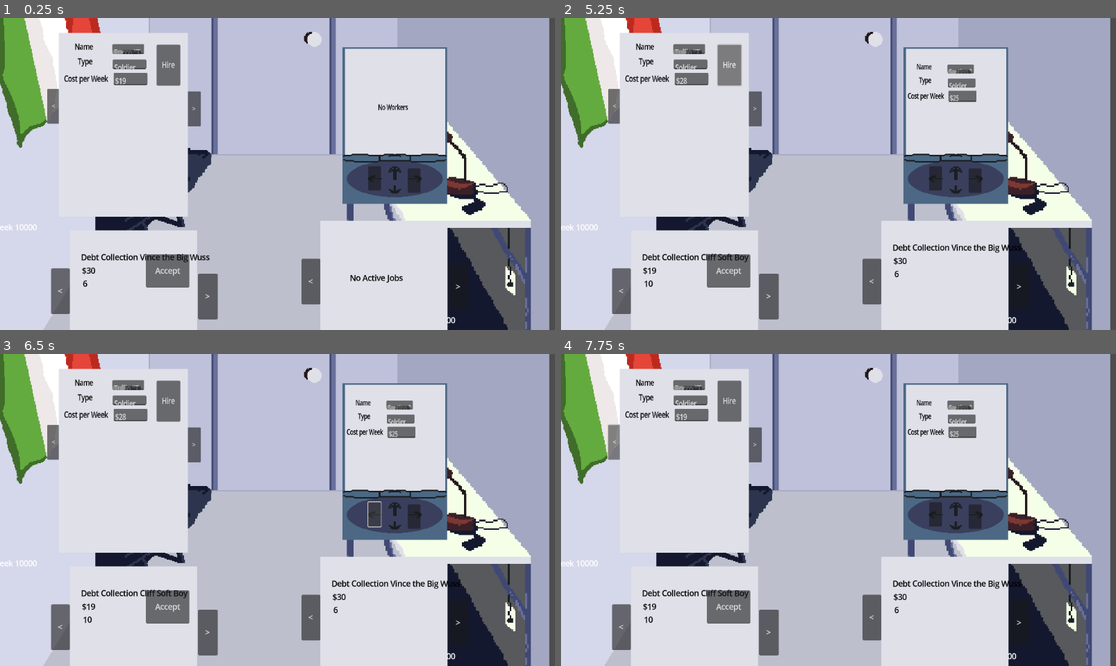
Above: before the commit, frames 1-4 (two rows, left to right).
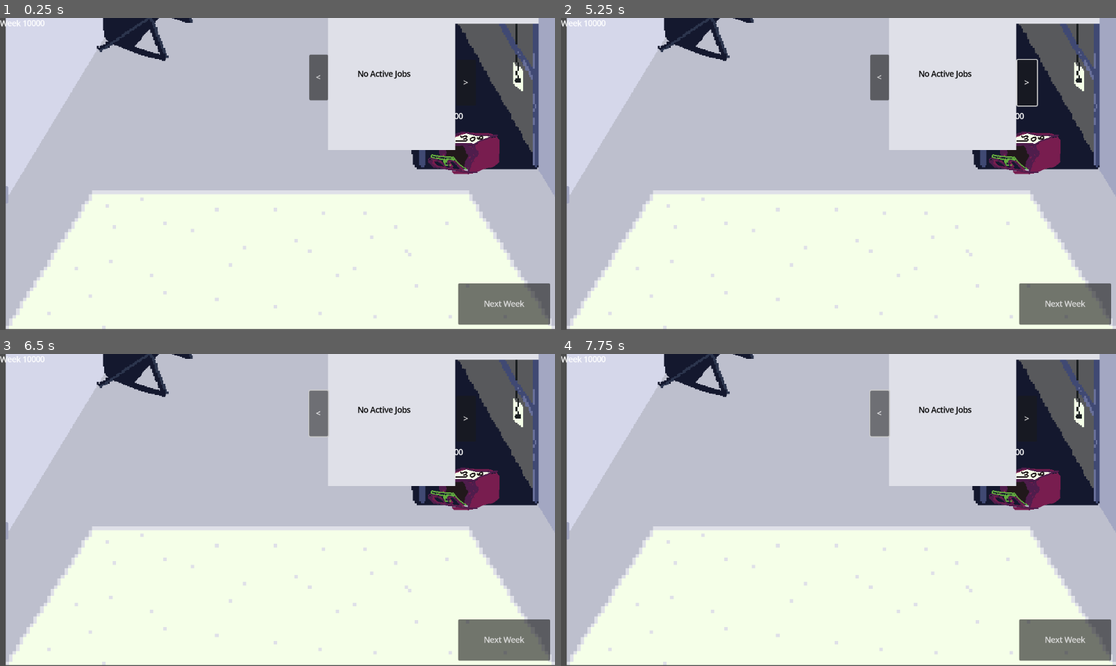
Above: after the commit, the same moments.

Repository: deruitda/ludum-dare-58
Game: Godot game, scene res://desk/room.tscn
Two runs of this game, one before a commit and one after it. Both use one fixed random seed, a clock stepped at 60 frames per second and the inputs below. Before the commit the project starts from res://main.tscn.
Inputs (mouse positions are in pixels of both pictures, inside the frame that each line leads up to; where the layout moved, square brackets give the same spot in the first picture):
- Up to frame 1 (0.25 s): no input
- Up to frame 2 (5.25 s): click (727, 270) at 0.5 s, where only the run before the commit has a clickable "Accept"; click (727, 270) at 1.25 s, where only the run before the commit has a clickable "Accept"; click (1066, 305) at 2 s, where only the run after the commit has a clickable "Next Week"; click (1066, 305) at 2.75 s, where only the run after the commit has a clickable "Next Week"; click "<" at 3.5 s; click ">" at 4.25 s; click (727, 64) at 5 s, where only the run before the commit has a clickable "Hire"
- Up to frame 3 (6.5 s): click (316, 413) [371, 513] at 5.75 s
- Up to frame 4 (7.75 s): click (1027, 419) [977, 516] at 6.5 s; click "<" at 7.25 s

The runs differ from the first frame. In frame 1, 77% of the frame differs, in the area x 0-100%, y 0-100%; in frame 2, 78%; in frame 3, 78%; in frame 4, 78%.

Commit message:
crazy stuff

Diff:
--- a/desk/Resumes/resumes.gd
+++ b/desk/Resumes/resumes.gd
@@ -1,6 +1,5 @@
 extends Node2D
 class_name Resumes
-@onready var candidate_manager: CandidateManager
 
 @export var paginator: Paginator
 @export var resume: Resume
@@ -8,14 +7,14 @@
 @onready var current_index: int = 0
 @onready var initialized: bool = false
 
-func set_candidate_manager(cm: CandidateManager) -> void:
-	candidate_manager = cm
-	candidate_manager.worker_generated.connect(worker_generated)
-	candidate_manager.worker_hired.connect(worker_hired)
+func _ready() -> void:
+	CandidateManager.worker_generated.connect(worker_generated)
+	CandidateManager.worker_hired.connect(worker_hired)
 	set_items()
 
+
 func set_items() -> void:
-	var workers = candidate_manager.get_hierable_workers()
+	var workers = CandidateManager.get_hierable_workers()
 	paginator.set_items(workers)
 
 func set_worker_on_resume() -> void:
@@ -42,7 +41,7 @@
 	set_worker_on_resume()
 
 func _on_resume_on_hire_button_pressed() -> void:
-	candidate_manager.hire_worker_by_index(paginator.current_index)
+	CandidateManager.hire_worker_by_index(paginator.current_index)
 	set_items()
 	if not paginator.has_items():
 		resume.set_no_resumes_left_screen()
--- a/desk/active_income_stream_binder.gd
+++ b/desk/active_income_stream_binder.gd
@@ -3,12 +3,9 @@
 @export var paginator: Paginator
 @export var no_jobs_available_control: Control
 @export var jobs_available_control: Control
-@onready var active_income_streams_manager: ActiveIncomeStreamsManager
 @export var income_stream_view: IncomeStreamView
-
-func set_active_income_stream_manager(stream_manager: ActiveIncomeStreamsManager) -> void:
-	active_income_streams_manager = stream_manager
-	active_income_streams_manager.active_income_stream_added.connect(_on_income_stream_added)
+func _ready() -> void:
+	ActiveIncomeStreamManager.active_income_stream_added.connect(_on_income_stream_added)
 	set_items()
 
 
@@ -17,7 +14,7 @@
 	set_income_stream_view()
 
 func set_items() -> void:
-	var income_streams = active_income_streams_manager.get_income_streams()
+	var income_streams = ActiveIncomeStreamManager.get_income_streams()
 	paginator.set_items(income_streams)
 	if not paginator.has_items():
 		no_jobs_available_control.visible = true
--- a/desk/potential_income_stream_binder.gd
+++ b/desk/potential_income_stream_binder.gd
@@ -5,12 +5,9 @@
 @export var jobs_available_control: Control
 @export var income_stream_view: IncomeStreamView
 
-@onready var potential_income_stream_manager: PotentialIncomeStreamsManager
-
-func set_potential_income_stream_manager(stream_manager: PotentialIncomeStreamsManager) -> void:
-	potential_income_stream_manager = stream_manager
-	potential_income_stream_manager.income_stream_accepted.connect(_on_income_stream_accepted)
-	potential_income_stream_manager.potential_income_stream_generated.connect(_on_potential_income_stream_generated)
+func _ready() -> void:
+	PotentialIncomeStreamManager.income_stream_accepted.connect(_on_income_stream_accepted)
+	PotentialIncomeStreamManager.potential_income_stream_generated.connect(_on_potential_income_stream_generated)
 	set_items()
 
 func _on_potential_income_stream_generated(income_stream: IncomeStream) -> void:
@@ -18,7 +15,6 @@
 
 func _on_income_stream_accepted(income_stream: IncomeStream) -> void:
 	set_items()
-
 
 func _on_left_pressed() -> void:
 	paginator.paginate_left()
@@ -29,7 +25,7 @@
 	set_income_stream_view()
 
 func set_items() -> void:
-	var potential_income_streams = potential_income_stream_manager.get_potential_income_streams()
+	var potential_income_streams = PotentialIncomeStreamManager.get_potential_income_streams()
 	paginator.set_items(potential_income_streams)
 	if not paginator.has_items():
 		no_jobs_available_control.visible = true
@@ -45,4 +41,4 @@
 		income_stream_view.set_income_stream(paginator.get_current_item() as IncomeStream)
 
 func _on_accept_income_stream_button_button_up() -> void:
-	potential_income_stream_manager.accept_income_stream_by_index(paginator.current_index)
+	PotentialIncomeStreamManager.accept_income_stream_by_index(paginator.current_index)
--- a/desk/room.gd
+++ b/desk/room.gd
@@ -1,24 +1,7 @@
 extends Node2D
 class_name Room
 
-@export var candidate_manager: CandidateManager
-@export var worker_manager: WorkerManager
-@export var potential_income_streams_manager: PotentialIncomeStreamsManager
-@export var active_income_streams_manager: ActiveIncomeStreamsManager
-
-
-@export var resumes: Resumes
-@export var phone: Phone
-@export var potential_income_stream_binder: PotentialIncomeStreamBinder
-@export var active_income_stream_binder: ActiveIncomeStreamBinder
-
 signal progress_button_click()
-
-func _ready() -> void:
-	resumes.set_candidate_manager(candidate_manager)
-	phone.set_worker_manager(worker_manager)
-	potential_income_stream_binder.set_potential_income_stream_manager(potential_income_streams_manager)
-	active_income_stream_binder.set_active_income_stream_manager(active_income_streams_manager)
 
 func _on_progress_button_click() -> void:
 	progress_button_click.emit()
--- a/desk/room.tscn
+++ b/desk/room.tscn
@@ -10,13 +10,8 @@
 [ext_resource type="PackedScene" uid="uid://doxyjb1hpinnl" path="res://desk/active_income_stream_binder.tscn" id="8_tfbhj"]
 [ext_resource type="PackedScene" uid="uid://b4uimt1clhey4" path="res://scenes/ceiling-fan.tscn" id="9_x1u2a"]
 
-[node name="Room" type="Node2D" node_paths=PackedStringArray("resumes", "phone", "potential_income_stream_binder", "active_income_stream_binder")]
-position = Vector2(-136, -10)
+[node name="Room" type="Node2D"]
 script = ExtResource("1_bs3hi")
-resumes = NodePath("Resumes")
-phone = NodePath("Phone")
-potential_income_stream_binder = NodePath("PotentialIncomeStreamBinder")
-active_income_stream_binder = NodePath("AcceptedIncomeStreamBinder")
 
 [node name="Background" type="Sprite2D" parent="."]
 position = Vector2(584, -1.0000076)
@@ -24,14 +19,17 @@
 texture = ExtResource("2_bnidx")
 
 [node name="Resumes" parent="." instance=ExtResource("2_xcxlp")]
+visible = false
 position = Vector2(253.00002, -241.00003)
 scale = Vector2(0.6956009, 0.76000094)
 
 [node name="Phone" parent="." instance=ExtResource("3_4is0s")]
+visible = false
 position = Vector2(824.99994, -190.00003)
 scale = Vector2(0.67747736, 0.93460965)
 
 [node name="PotentialIncomeStreamBinder" parent="." instance=ExtResource("7_bs3hi")]
+visible = false
 position = Vector2(293, 156)
 
 [node name="MoneyCounter" parent="." instance=ExtResource("4_4is0s")]
--- a/main.gd
+++ b/main.gd
@@ -1,24 +1,24 @@
 extends Node2D
-@export var candidate_manager: CandidateManager
-@export var worker_manager: WorkerManager
-@export var potential_income_stream_manager: PotentialIncomeStreamsManager
-@export var active_income_streams_manager: ActiveIncomeStreamsManager
+const ROOM = preload("uid://bpa13iucdr4gj")
 
 func _ready() -> void:
-	candidate_manager.generate_worker()
-	candidate_manager.generate_worker()
-	candidate_manager.generate_worker()
 
-	potential_income_stream_manager.generate_income_stream()
-	potential_income_stream_manager.generate_income_stream()
-	potential_income_stream_manager.generate_income_stream()
+	var room = ROOM.instantiate()
+	add_child(room)
+	CandidateManager.generate_worker()
+	CandidateManager.generate_worker()
+	CandidateManager.generate_worker()
+
+	PotentialIncomeStreamManager.generate_income_stream()
+	PotentialIncomeStreamManager.generate_income_stream()
+	PotentialIncomeStreamManager.generate_income_stream()
 func _on_button_button_up() -> void:
 
 	pass # Replace with function body.
 
 
 func _on_candidate_manager_worker_hired(worker: Worker) -> void:
-	worker_manager.hire_worker(worker)
+	WorkerManager.hire_worker(worker)
 
 func _on_potential_income_stream_manager_income_stream_accepted(income_stream: IncomeStream) -> void:
-	active_income_streams_manager.accept_income_stream(income_stream)
+	ActiveIncomeStreamManager.accept_income_stream(income_stream)
--- a/main.tscn
+++ b/main.tscn
@@ -1,41 +1,17 @@
-[gd_scene load_steps=8 format=3 uid="uid://c6vd1ct10le5s"]
+[gd_scene load_steps=4 format=3 uid="uid://c6vd1ct10le5s"]
 
 [ext_resource type="Script" uid="uid://vkhugeyoj47s" path="res://main.gd" id="1_3fcf7"]
-[ext_resource type="PackedScene" uid="uid://bpa13iucdr4gj" path="res://desk/room.tscn" id="2_1bvp3"]
-[ext_resource type="PackedScene" uid="uid://7djoso36p0b4" path="res://managers/candidate_manager.tscn" id="3_1bvp3"]
-[ext_resource type="PackedScene" uid="uid://bqspr2io7mkjl" path="res://managers/worker_manager.tscn" id="4_lquwl"]
+[ext_resource type="Script" uid="uid://d357h8upue4fy" path="res://desk/room.gd" id="2_h2yge"]
 [ext_resource type="Script" uid="uid://b10w3xmnbpwwf" path="res://game_manager.gd" id="5_lquwl"]
-[ext_resource type="PackedScene" uid="uid://ddutbdrluxxjn" path="res://managers/IncomeStreamsManagers/potential_income_stream_manager.tscn" id="6_272bh"]
-[ext_resource type="PackedScene" uid="uid://7t8sq5x7di2w" path="res://managers/IncomeStreamsManagers/active_income_stream_manager.tscn" id="7_5vw27"]
 
-[node name="Main" type="Node2D" node_paths=PackedStringArray("candidate_manager", "worker_manager", "potential_income_stream_manager", "active_income_streams_manager")]
+[node name="Main" type="Node2D"]
 script = ExtResource("1_3fcf7")
-candidate_manager = NodePath("CandidateManager")
-worker_manager = NodePath("WorkerManager")
-potential_income_stream_manager = NodePath("PotentialIncomeStreamManager")
-active_income_streams_manager = NodePath("ActiveIncomeStreamManager")
 
-[node name="Room" parent="." node_paths=PackedStringArray("candidate_manager", "worker_manager", "potential_income_streams_manager", "active_income_streams_manager") instance=ExtResource("2_1bvp3")]
-position = Vector2(-16, 424)
-candidate_manager = NodePath("../CandidateManager")
-worker_manager = NodePath("../WorkerManager")
-potential_income_streams_manager = NodePath("../PotentialIncomeStreamManager")
-active_income_streams_manager = NodePath("../ActiveIncomeStreamManager")
-
-[node name="CandidateManager" parent="." instance=ExtResource("3_1bvp3")]
-
-[node name="WorkerManager" parent="." instance=ExtResource("4_lquwl")]
+[node name="Room" type="Node2D" parent="."]
+script = ExtResource("2_h2yge")
+metadata/_custom_type_script = "uid://d357h8upue4fy"
 
 [node name="GameManager" type="Node" parent="." node_paths=PackedStringArray("candidate_manager", "worker_manager")]
 script = ExtResource("5_lquwl")
-candidate_manager = NodePath("../CandidateManager")
-worker_manager = NodePath("../WorkerManager")
-
-[node name="PotentialIncomeStreamManager" parent="." instance=ExtResource("6_272bh")]
-
-[node name="ActiveIncomeStreamManager" parent="." instance=ExtResource("7_5vw27")]
-
-[connection signal="progress_button_click" from="Room" to="GameManager" method="_on_room_progress_button_click"]
-[connection signal="worker_hired" from="CandidateManager" to="." method="_on_candidate_manager_worker_hired"]
-[connection signal="income_stream_accepted" from="PotentialIncomeStreamManager" to="." method="_on_potential_income_stream_manager_income_stream_accepted"]
-[connection signal="income_stream_accepted" from="PotentialIncomeStreamManager" to="GameManager" method="_on_potential_income_stream_manager_income_stream_accepted"]
+candidate_manager = NodePath("")
+worker_manager = NodePath("")
--- a/managers/IncomeStreamsManagers/active_income_stream_manager.gd
+++ b/managers/IncomeStreamsManagers/active_income_stream_manager.gd
@@ -1,8 +1,6 @@
 extends Node
 
-class_name ActiveIncomeStreamsManager
 signal active_income_stream_added(income_stream: IncomeStream)
-
 
 func accept_income_stream(income_stream: IncomeStream) -> void:
 	add_child(income_stream)
--- a/managers/IncomeStreamsManagers/potential_income_stream_manager.gd
+++ b/managers/IncomeStreamsManagers/potential_income_stream_manager.gd
@@ -1,5 +1,4 @@
 extends Node
-class_name PotentialIncomeStreamsManager
 
 signal potential_income_stream_generated(income_stream: IncomeStream)
 signal income_stream_accepted(income_stream: IncomeStream)
--- a/managers/candidate_manager.gd
+++ b/managers/candidate_manager.gd
@@ -1,5 +1,4 @@
 extends Node
-class_name CandidateManager
 
 @export var name_generator: NameGenerator
 
--- a/managers/worker_manager.gd
+++ b/managers/worker_manager.gd
@@ -1,6 +1,4 @@
 extends Node
-class_name WorkerManager
-
 
 signal worker_hired(worker: Worker)
 
--- a/project.godot
+++ b/project.godot
@@ -11,7 +11,7 @@
 [application]
 
 config/name="LD58"
-run/main_scene="uid://c6vd1ct10le5s"
+run/main_scene="uid://bpa13iucdr4gj"
 config/features=PackedStringArray("4.5", "GL Compatibility")
 config/icon="res://icon.svg"
 
@@ -19,6 +19,10 @@
 
 GameState="*res://states/game_state.gd"
 SignalBus="*res://signal_buses/signal_bus.gd"
+ActiveIncomeStreamManager="*res://managers/IncomeStreamsManagers/active_income_stream_manager.tscn"
+PotentialIncomeStreamManager="*res://managers/IncomeStreamsManagers/potential_income_stream_manager.gd"
+CandidateManager="*res://managers/candidate_manager.gd"
+WorkerManager="*res://managers/worker_manager.gd"
 
 [gui]
 
